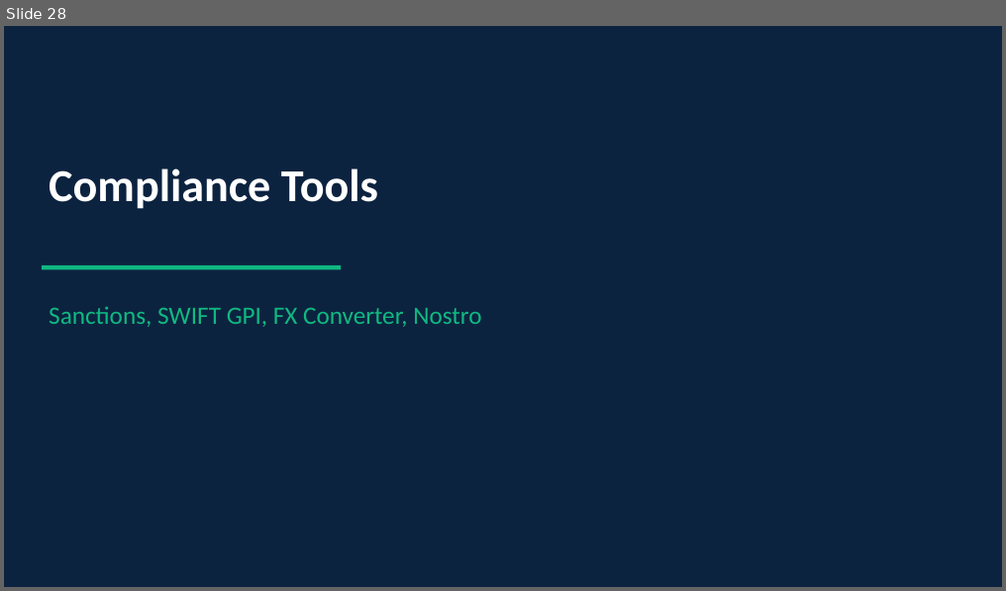
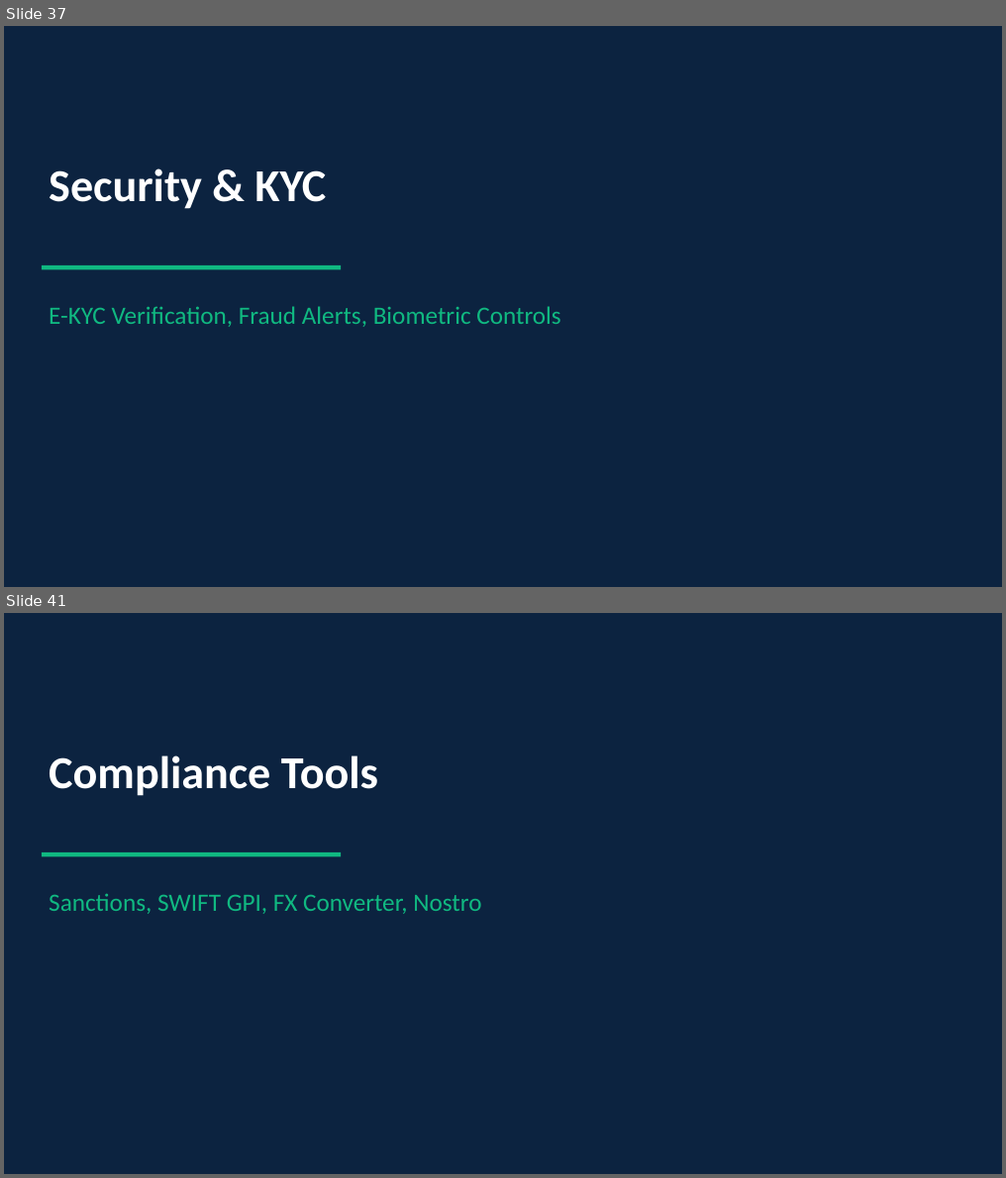
Before and after one commit to mohammedidriss/G9-IPTS, a slide deck: docs/G9-IPTS_Demo_Walkthrough.pptx. Shown one above the other, each under a label of ours: slide 28 before the commit, slides 37 and 41 after it; the slides between them are not shown. The pictures are 1006x591 and 1006x1178 pixels, drawn with LibreOffice and Linux fonts; fonts in the diff are those of the drawing. Boxes give left, top, right and bottom in pixels: in the first picture for what was removed or moved away, otherwise in the second. Text is boxed around its words. In the diff, an @@ line names an element or a change of style, - is before the commit and + after.

```diff
--- a/docs/G9-IPTS_Demo_Walkthrough.pptx
+++ b/docs/G9-IPTS_Demo_Walkthrough.pptx
@@ slide 37 added at (4,26,1002,587), background #0C2340; not listed: 1 template element that a slide beside it also shows @@
@@ text added at (49,169,326,209), 44 pt, text #FFFFFF, bold @@
+Security & KYC
@@ text added at (49,306,560,327), 24 pt, text #10B981 @@
+E-KYC Verification, Fraud Alerts, Biometric Controls
@@ what was slide 28 is now slide 41 @@
```
Also in this commit, not shown: 7 slides changed, 15 other slides added, 3 slides removed, 20 other files.
